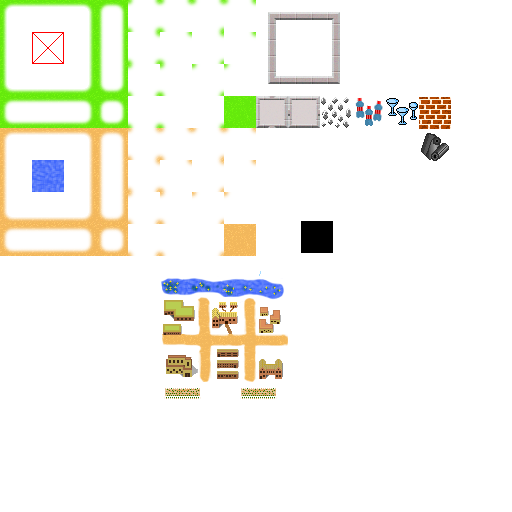
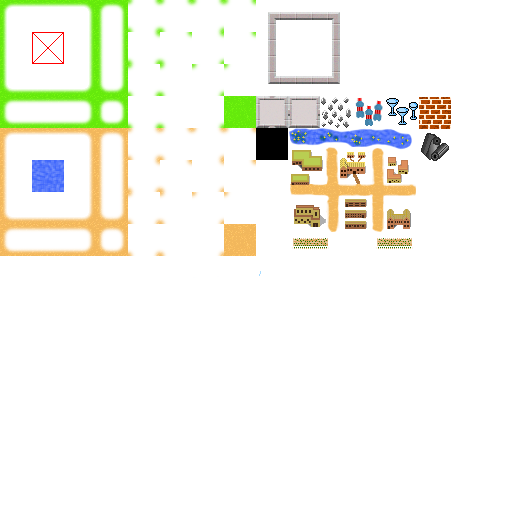
Comparing the layer stacks of the two 512 x 512 images. Changes:
painted on "Laag 16" over [161, 128, 416, 399]
painted on "black" over [256, 128, 333, 253]
